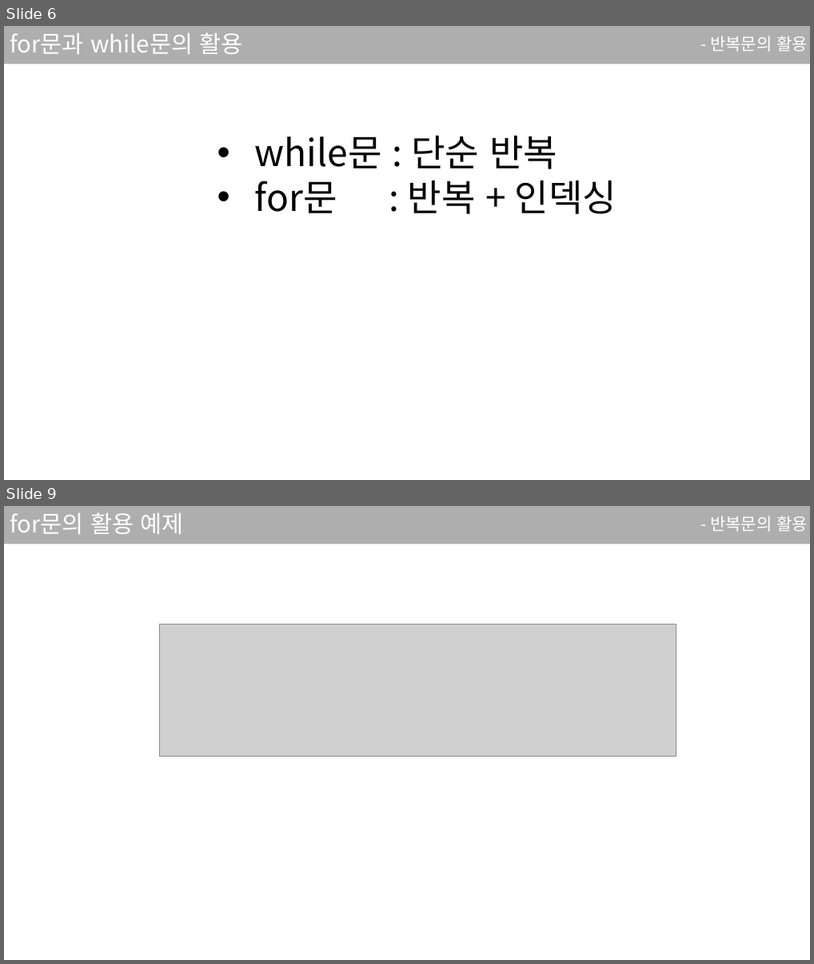
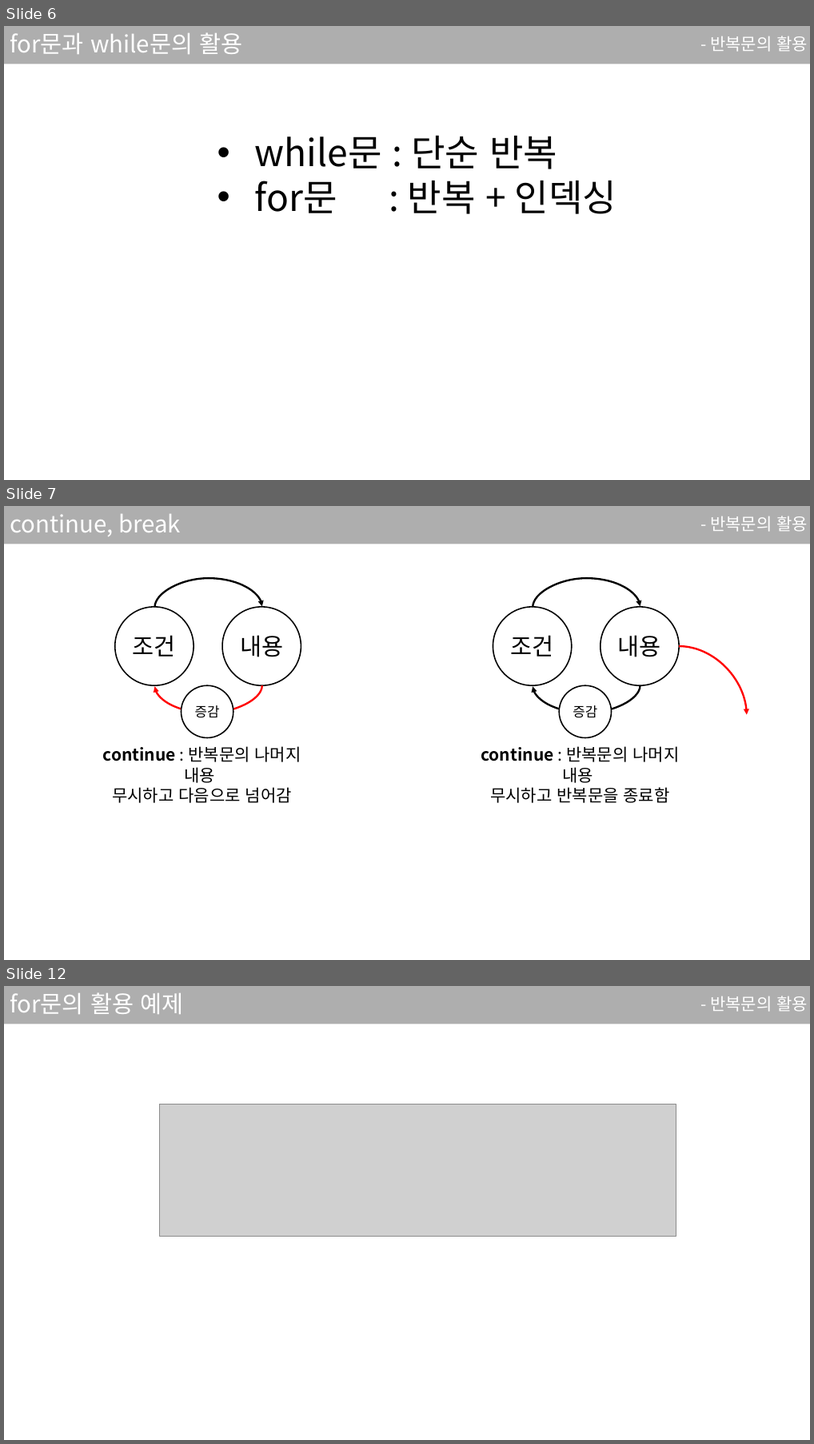
Before and after one commit to sjsjsj1246/EC_C_Language_Study, a slide deck: ppt/3강.pptx. Shown one above the other, each under a label of ours: slides 6 and 9 before the commit, slides 6, 7 and 12 after it; the slides between them are not shown. The pictures are 814x964 and 814x1444 pixels, drawn with LibreOffice and Linux fonts; fonts in the diff are those of the drawing; grey boxes stand for pictures. Boxes give left, top, right and bottom in pixels: in the first picture for what was removed or moved away, otherwise in the second. Text is boxed around its words. In the diff, an @@ line names an element or a change of style, - is before the commit and + after.

```diff
--- a/ppt/3강.pptx
+++ b/ppt/3강.pptx
@@ slide 7 added at [4,506,810,960], background #FFFFFF; not listed: 1 template element that a slide beside it also shows @@
@@ title added at [10,514,181,536], 28 pt, text #FFFFFF @@
+continue, break
@@ text added at [710,516,808,532], 20 pt, text #FFFFFF @@
+- 반복문의 활용
@@ curved arrow added from (154, 607) to (262, 607), #000000 2.25 pt @@
@@ curved arrow added from (534, 607) to (641, 607), #000000 2.25 pt @@
@@ ellipse added at [115,607,194,686], fill #FFFFFF, outline #000000 1.5 pt, 28 pt, text #000000 @@
+조건
@@ ellipse added at [222,607,301,686], fill #FFFFFF, outline #000000 1.5 pt, 28 pt, text #000000 @@
+내용
@@ ellipse added at [494,607,572,686], fill #FFFFFF, outline #000000 1.5 pt, 28 pt, text #000000 @@
+조건
@@ ellipse added at [601,607,680,686], fill #FFFFFF, outline #000000 1.5 pt, 28 pt, text #000000 @@
+내용
@@ curved arrow added from (680, 646) to (747, 715), #FF0000 2.25 pt @@
@@ curved arrow added from (262, 686) to (154, 686), #FF0000 2.25 pt @@
@@ ellipse added at [182,686,234,738], fill #FFFFFF, outline #000000 1.5 pt, 16 pt, text #000000 @@
+증감
@@ curved arrow added from (641, 686) to (534, 686), #000000 2.25 pt @@
@@ ellipse added at [559,686,611,738], fill #FFFFFF, outline #000000 1.5 pt, 16 pt, text #000000 @@
+증감
@@ text added at [103,746,302,803], 20 pt, text #000000 @@
+continue : 반복문의 나머지 내용
+무시하고 다음으로 넘어감
@@ text added at [481,746,679,803], 20 pt, text #000000 @@
+continue : 반복문의 나머지 내용
+무시하고 반복문을 종료함
@@ what was slide 9 is now slide 12 @@
```
Also in this commit, not shown: 9 slides changed, 15 other slides added, 2 slides removed, 2 other files.
